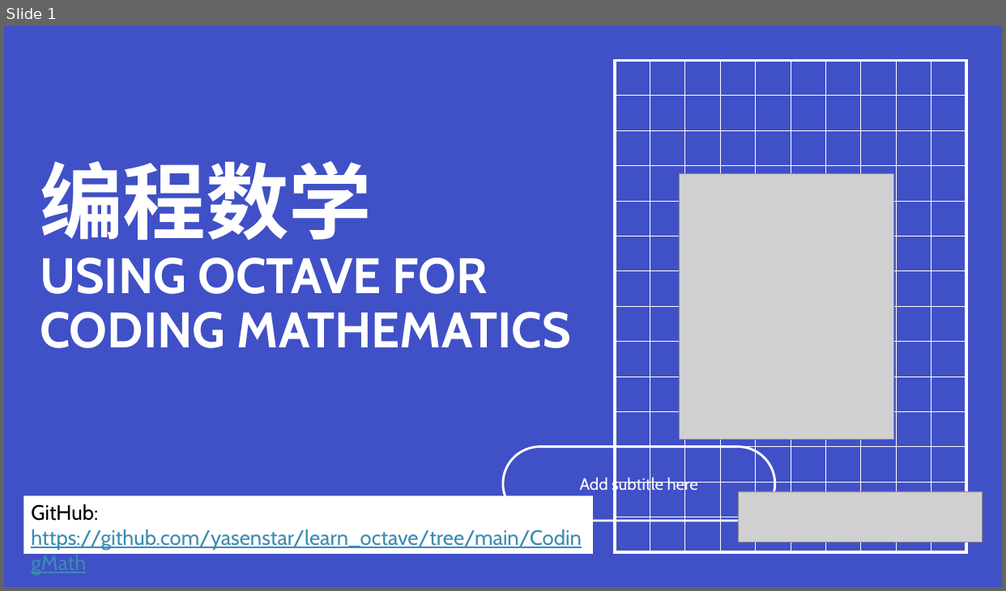
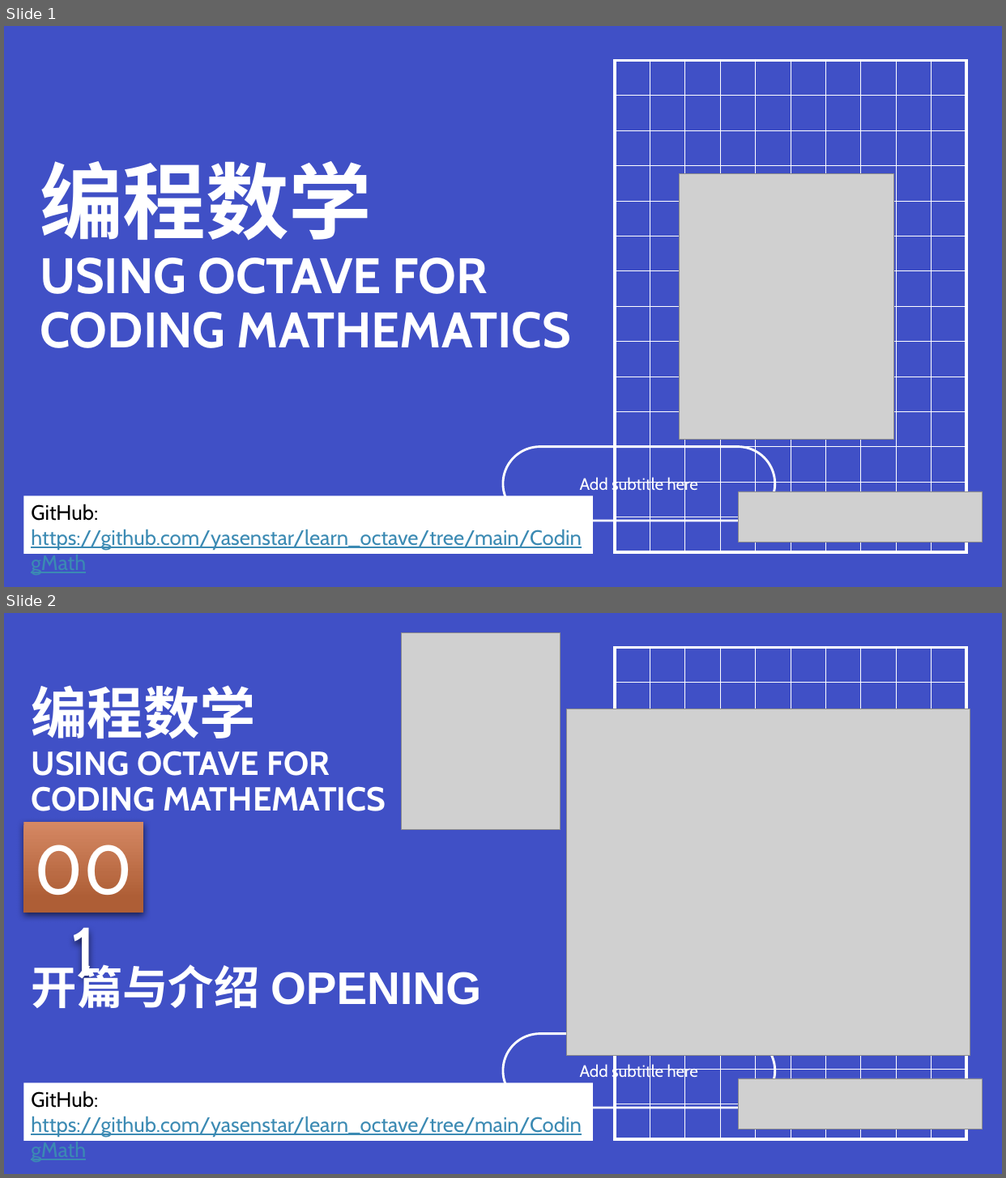
Before and after one commit to yasenstar/learn_octave, a slide deck: CodingMath/codingmath-covers.pptx. Shown one above the other, each under a label of ours: slide 1 before the commit, slides 1 and 2 after it. The pictures are 1006x591 and 1006x1178 pixels, drawn with LibreOffice and Linux fonts; fonts in the diff are those of the drawing; grey boxes stand for pictures. Boxes give left, top, right and bottom in pixels: in the first picture for what was removed or moved away, otherwise in the second. Text is boxed around its words. In the diff, an @@ line names an element or a change of style, - is before the commit and + after.

```diff
--- a/CodingMath/codingmath-covers.pptx
+++ b/CodingMath/codingmath-covers.pptx
@@ slide 2 added at [4,613,1002,1174], background #4050C6; not listed: 1 template element that a slide beside it also shows @@
@@ picture added at [401,633,560,830] @@
@@ title added at [32,685,386,811], 32 pt, text #FFFFFF, bold @@
+编程数学
+USING OCTAVE FOR CODING MATHEMATICS
@@ picture added at [567,709,970,1055] @@
@@ rectangle added at [23,822,143,913], fill gradient #D58863 to #AF5F35, 66 pt, text #FFFFFF @@
+001
@@ text added at [32,958,481,1008], 44 pt, text #FFFFFF, bold @@
+开篇与介绍 OPENING
@@ rectangle added at [23,1083,592,1141], fill #FFFFFF, 20 pt, text #3B8AB3, underline @@
+GitHub: https://github.com/yasenstar/learn_octave/tree/main/CodingMath
@@ picture added at [739,1079,982,1130] @@
```
Also in this commit, not shown: 3 other slides added, 4 other files.
